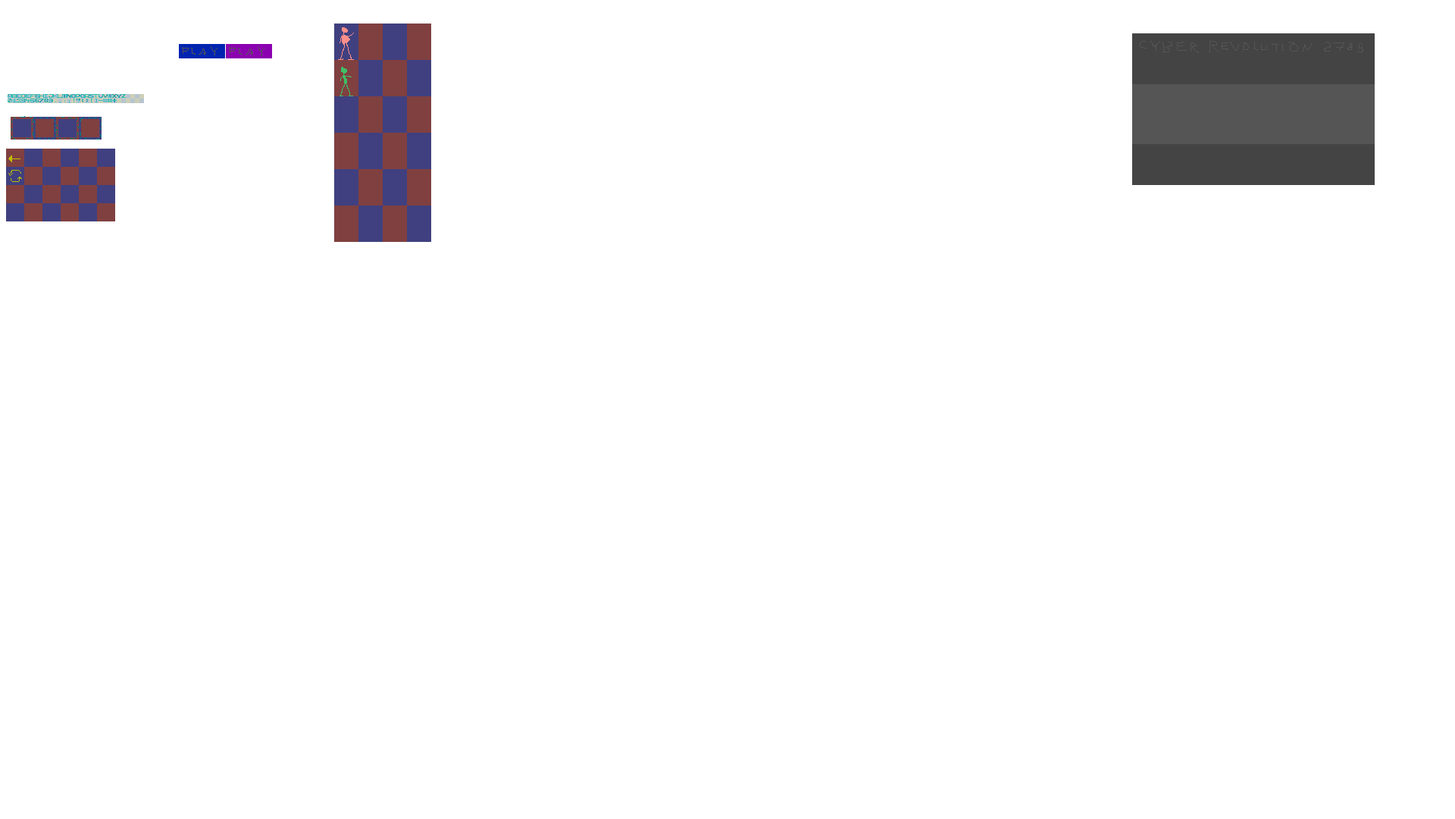
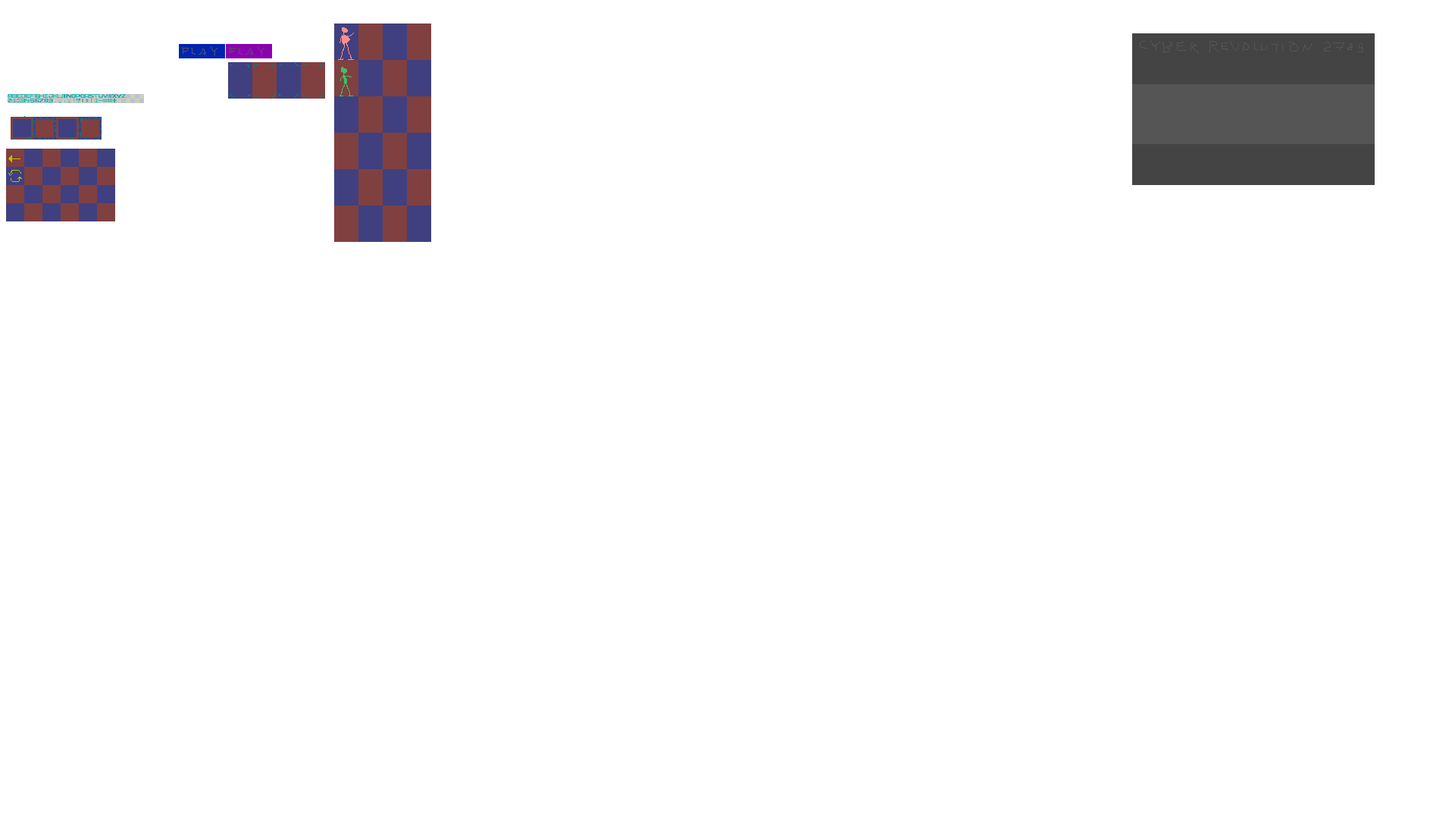
Layers edited between the first and the second 1455×819 image:
painted on "persons" over [229, 62, 323, 98]
painted on "helpers" over [228, 62, 326, 99]
